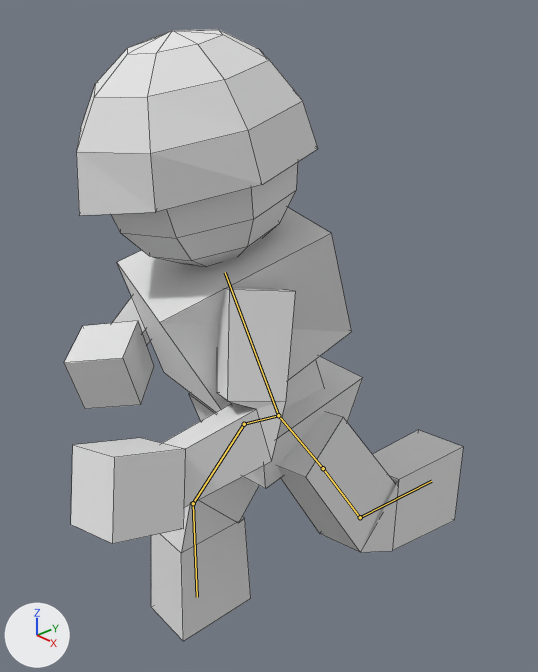
The Blender file キャラモデル/player/walk_motion/walk.blend, before and after one commit.
Camera for both pictures: a camera (50 mm lens) standing at (85.3, -75.9, 115.4) and looking at (-3.5, 4.9, 59.9). Every picture has the same lights, and +X, +Y and +Z are marked at lower left. Both versions are drawn at frame 15 of the action 'walk.001'; the numbers are the values there. The bones that change are drawn over the model as lines. Mesh edges are drawn as thin lines.

In view in the first picture: 'armL', 'armR', 'body', 'cap', 'chest', 'handL', 'handR', 'head', 'legL', 'legR', 'spine'.
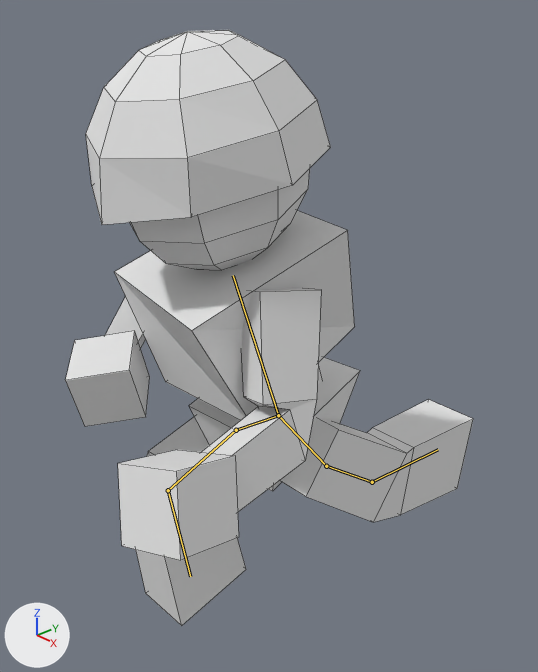
The change, as a list of edits to the scene's bpy script:
```text
Change bone_bone:
    where bone_bone = bpy.data.objects['Armature'].pose.bones['Bone']
    bone_bone.rotation_quaternion: (0.984, -0.175, -0.021, -0.007) -> (0.983, -0.175, 0.064, 0.008)  # degrees (-20, -3, 0) -> degrees (-20, 7, 0)
Change bone_bone_l_004:
    where bone_bone_l_004 = bpy.data.objects['Armature'].pose.bones['Bone_L.004']  # child of 'Bone'
    bone_bone_l_004.rotation_quaternion: (0.971, -0.016, -0.236, -0.026) -> (0.985, -0.002, -0.161, -0.06)  # degrees (-1, -27, -3) -> degrees (1, -18, -7)
Change bone_bone_l_005:
    where bone_bone_l_005 = bpy.data.objects['Armature'].pose.bones['Bone_L.005']  # child of 'Bone_L.004'
    bone_bone_l_005.rotation_quaternion: (0.949, 0.306, 0.036, -0.074) -> (0.895, 0.437, 0.085, -0.023)  # degrees (35, 7, -7) -> degrees (52, 10, 2)
Change bone_bone_l_006:
    where bone_bone_l_006 = bpy.data.objects['Armature'].pose.bones['Bone_L.006']  # child of 'Bone_L.005'
    bone_bone_l_006.location: (0.0, -0.004, 0.0) -> (-0.002, 0.013, -0.007)
    bone_bone_l_006.rotation_quaternion: (0.905, 0.425, 0.031, -0.005) -> (0.969, 0.246, -0.004, 0.004)  # degrees (50, 3, 1) -> degrees (28, -1, 0)
Change bone_bone_r_004:
    where bone_bone_r_004 = bpy.data.objects['Armature'].pose.bones['Bone_R.004']  # child of 'Bone'
    bone_bone_r_004.rotation_quaternion: (0.989, 0.014, 0.119, 0.093) -> (0.99, 0.008, 0.088, 0.113)  # degrees (3, 13, 11) -> degrees (2, 10, 13)
Change bone_bone_r_005:
    where bone_bone_r_005 = bpy.data.objects['Armature'].pose.bones['Bone_R.005']  # child of 'Bone_R.004'
    bone_bone_r_005.rotation_quaternion: (0.905, -0.423, 0.03, -0.034) -> (0.774, -0.629, 0.062, 0.045)  # degrees (-50, 1, -5) -> degrees (-78, 9, -1)
Change bone_bone_r_006:
    where bone_bone_r_006 = bpy.data.objects['Armature'].pose.bones['Bone_R.006']  # child of 'Bone_R.005'
    bone_bone_r_006.location: (0.0, 0.004, -0.001) -> (-0.001, -0.013, 0.006)
    bone_bone_r_006.rotation_quaternion: (0.914, 0.402, -0.03, 0.037) -> (0.742, 0.671, 0.002, 0.021)  # degrees (47, -5, 3) -> degrees (84, -1, 2)
```

Pixel boxes [x1, y1, x2, y2] of what changed, in the pictures (538 x 672 px):
'cap', posed: before [77, 29, 318, 215]; after [86, 30, 331, 225]
'chest', posed: before [117, 208, 352, 412]; after [114, 210, 355, 421]
'armL', posed (10% narrower): before [163, 288, 295, 507]; after [202, 288, 321, 512]
'legL', posed (12% shorter): before [278, 412, 463, 552]; after [280, 399, 473, 522]
'handL', posed (6% wider): before [71, 438, 185, 544]; after [118, 450, 239, 560]
'legR', posed: before [151, 476, 259, 641]; after [136, 416, 246, 626]
'head', posed: before [111, 162, 298, 267]; after [130, 168, 310, 270]
'handR', posed (8% taller): before [64, 321, 154, 409]; after [65, 331, 150, 426]
'spine', posed: before [189, 356, 363, 489]; after [189, 358, 360, 491]
'body', posed: before [283, 359, 324, 410]; after [317, 364, 322, 385]
'armR', posed (11% wider, 8% taller): before [113, 297, 150, 345]; after [105, 297, 146, 349]
bone 'Bone', root to tip: before (278, 415) to (225, 272); after (278, 415) to (233, 275)
bone 'Bone_L.004', root to tip: before (278, 415) to (323, 468); after (278, 415) to (326, 466)
bone 'Bone_L.005', root to tip: before (323, 468) to (360, 517); after (326, 466) to (372, 482)
bone 'Bone_L.006', root to tip: before (360, 517) to (431, 481); after (372, 482) to (438, 449)
bone 'Bone_R.004', root to tip: before (278, 415) to (244, 424); after (278, 415) to (236, 430)
bone 'Bone_R.005', root to tip: before (244, 424) to (193, 503); after (236, 430) to (168, 490)
bone 'Bone_R.006', root to tip: before (193, 503) to (197, 597); after (168, 490) to (190, 576)
